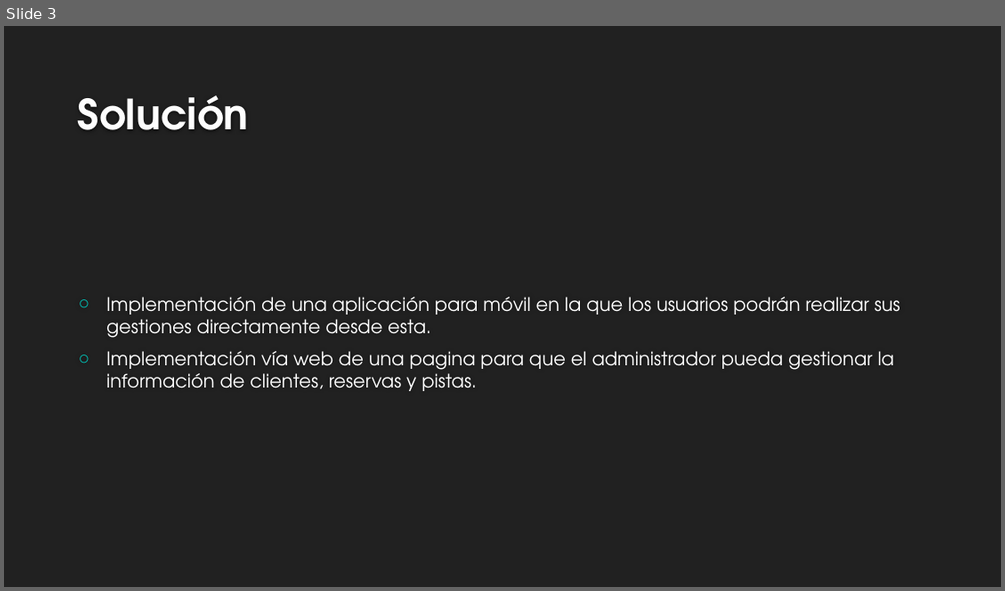
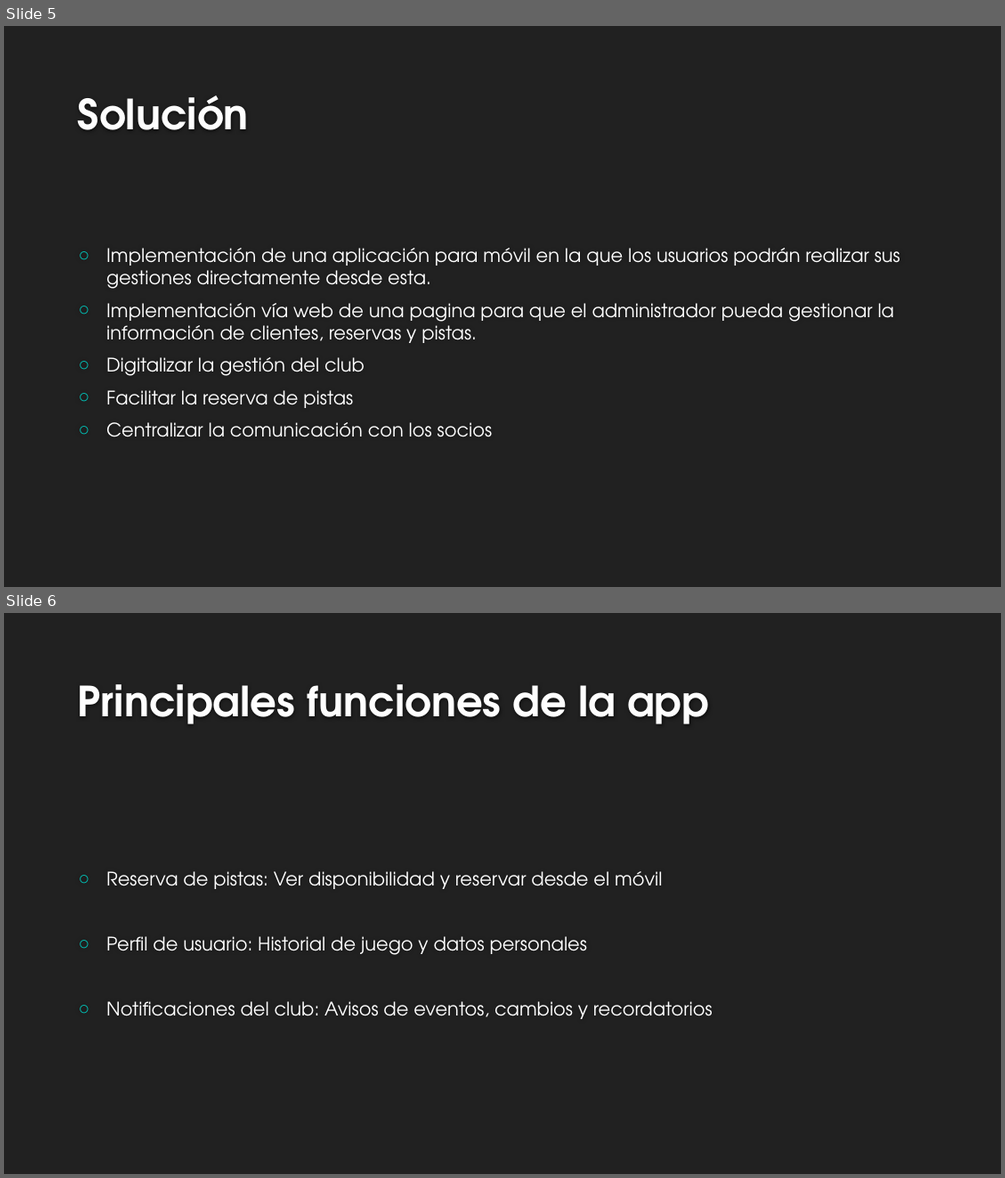
Before and after one commit to davidborja732/Curso_25-26_2, a slide deck: Proyecto Intermodular/Presentacion Ejecutiva/Presentación ejecutiva proyecto Inter modular.pptx. Shown one above the other, each under a label of ours: slide 3 before the commit, slides 5 and 6 after it. The pictures are 1005x591 and 1005x1178 pixels, drawn with LibreOffice and Linux fonts; fonts in the diff are those of the drawing; background and template pictures are left out. Boxes give left, top, right and bottom in pixels: in the first picture for what was removed or moved away, otherwise in the second. Text is boxed around its words. In the diff, an @@ line names an element or a change of style, - is before the commit and + after.

```diff
--- a/Proyecto Intermodular/Presentacion Ejecutiva/Presentación ejecutiva proyecto Inter modular.pptx
+++ b/Proyecto Intermodular/Presentacion Ejecutiva/Presentación ejecutiva proyecto Inter modular.pptx
@@ slide 6 added at (4, 613, 1001, 1174), background #212121 @@
@@ title added at (78, 684, 709, 724), 40 pt, text #FEFEFE, bold @@
+Principales funciones de la app
@@ text added at (106, 871, 712, 1019), 18 pt, text #FFFFFF @@
+○ Reserva de pistas: Ver disponibilidad y reservar desde el móvil
+○ Perfil de usuario: Historial de juego y datos personales
+○ Notificaciones del club: Avisos de eventos, cambios y recordatorios
@@ what was slide 3 is now slide 5 @@
@@ slide 5 changed as well @@
@@ text at (106, 357, 493, 437): paragraphs added @@
+○ Digitalizar la gestión del club
+○ Facilitar la reserva de pistas
+○ Centralizar la comunicación con los socios
```
Also in this commit, not shown: 2 other slides changed, 8 other slides added, 4 other files.
